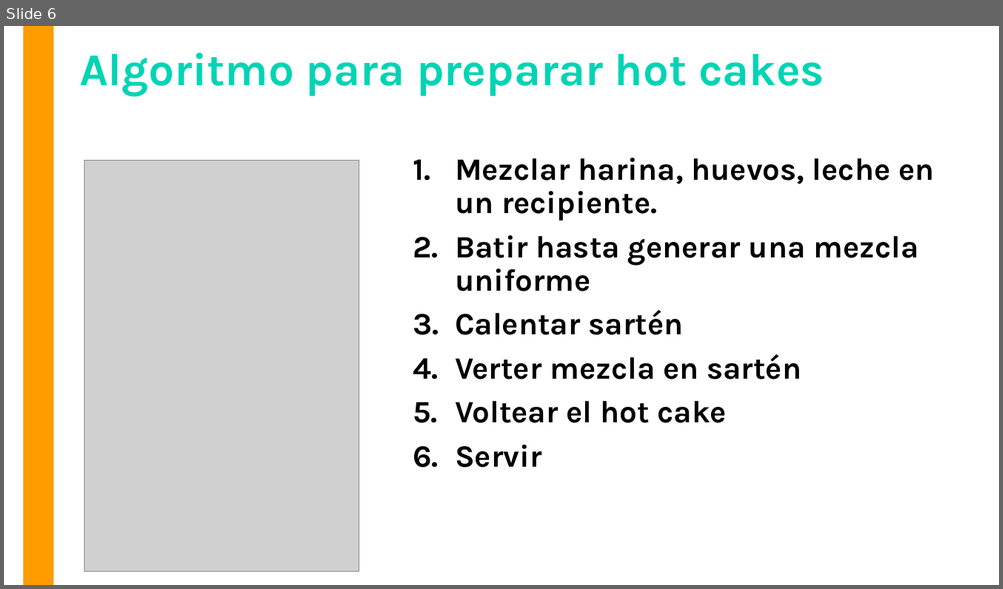
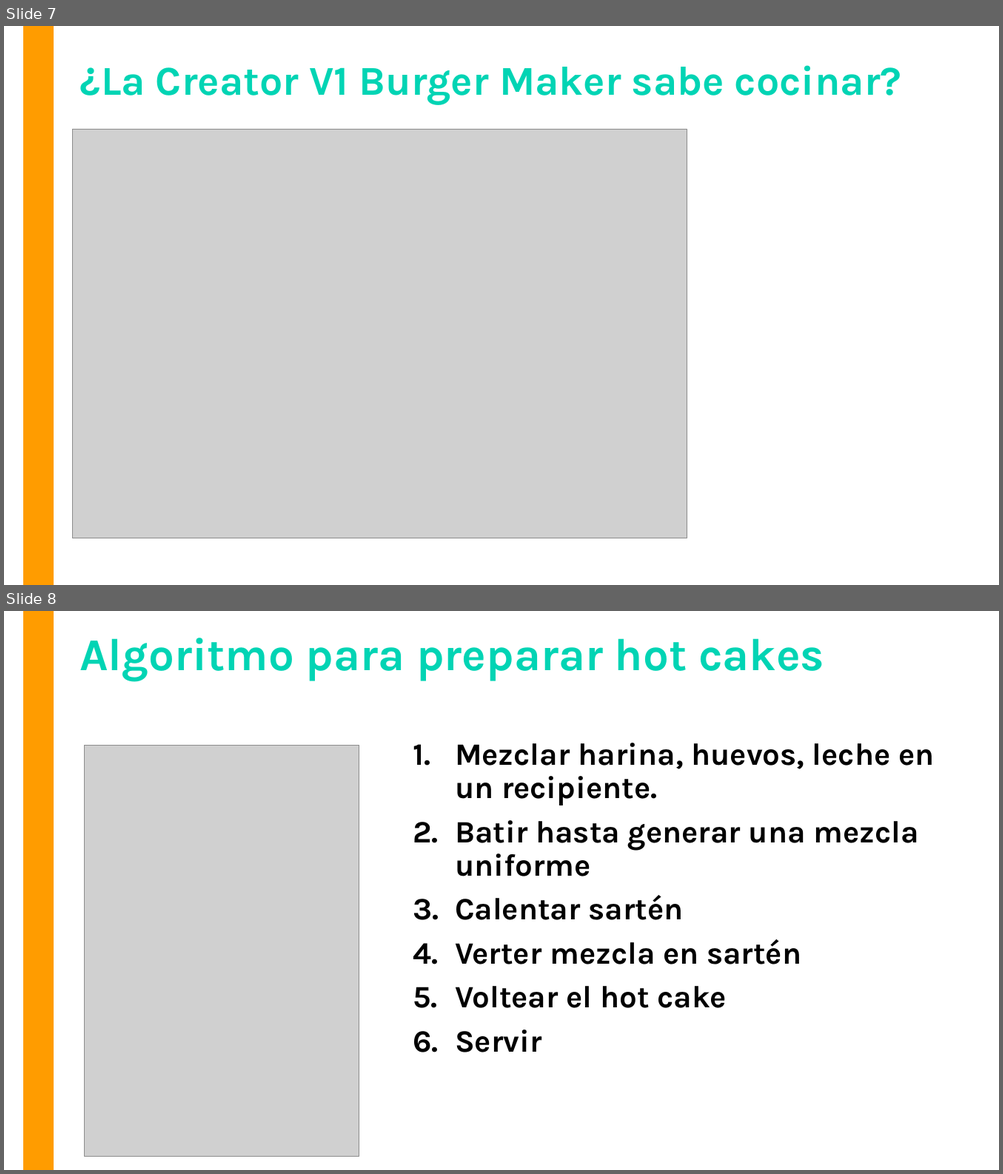
Before and after one commit to OMardil/INFO1_2021, a slide deck: MOD04-Introduccion_a_Java/01 Presentacion/INFO1_MOD4-Algoritmos_y_Diagramas.pptx. Shown one above the other, each under a label of ours: slide 6 before the commit, slides 7 and 8 after it. The pictures are 1003x589 and 1003x1174 pixels, drawn with LibreOffice and Linux fonts; fonts in the diff are those of the drawing; grey boxes stand for pictures. Boxes give left, top, right and bottom in pixels: in the first picture for what was removed or moved away, otherwise in the second. Text is boxed around its words. In the diff, an @@ line names an element or a change of style, - is before the commit and + after.

```diff
--- a/MOD04-Introduccion_a_Java/01 Presentacion/INFO1_MOD4-Algoritmos_y_Diagramas.pptx
+++ b/MOD04-Introduccion_a_Java/01 Presentacion/INFO1_MOD4-Algoritmos_y_Diagramas.pptx
@@ slide 7 added at (x1=4, y1=26, x2=999, y2=585), background #FFFFFF; not listed: 1 template element that a slide beside it also shows @@
@@ title added at (x1=79, y1=65, x2=902, y2=104), 39.6 pt, text #01D4B4, bold @@
+¿La Creator V1 Burger Maker sabe cocinar?
@@ picture added at (x1=73, y1=130, x2=687, y2=540) @@
@@ what was slide 6 is now slide 8 @@
```
Also in this commit, not shown: 2 slides changed, 1 other slide added, 1 other file.
